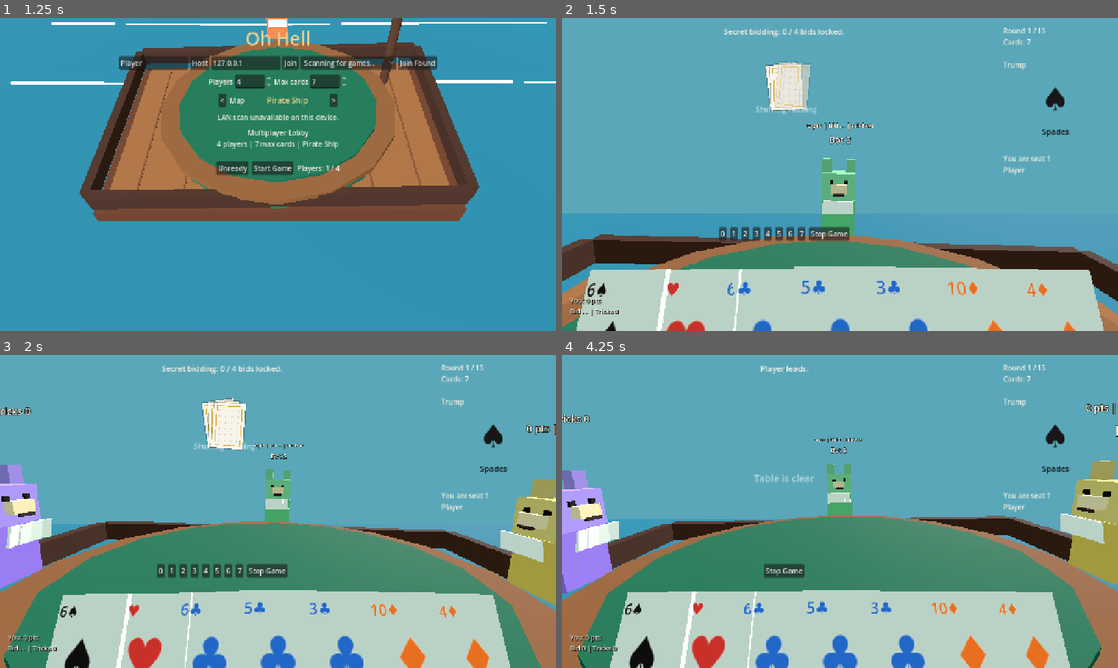
Above: before the commit, frames 1-4 (two rows, left to right).
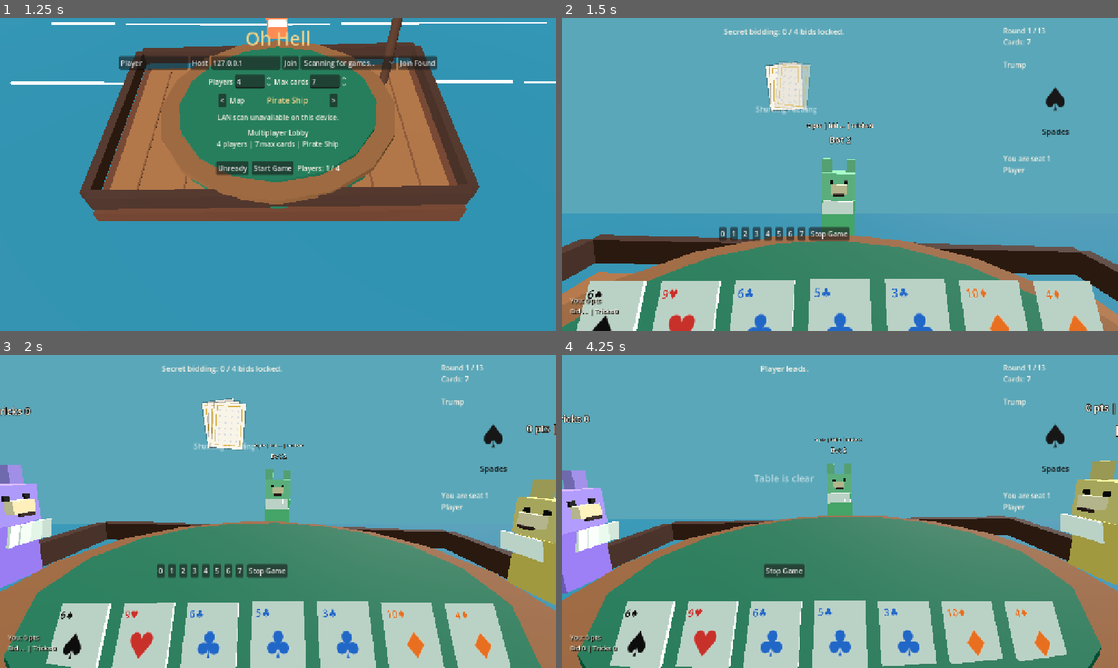
Above: after the commit, the same moments.

Repository: JordanOakFox/oh-hell-godot
Game: Godot game, scene res://scenes/main.tscn
The game is run twice, just before and just after one commit, with the same random seed, the same clock (stepped at 60 frames per second) and the same inputs.
Inputs (mouse positions are in pixels of both pictures, inside the frame that each line leads up to):
- Up to frame 1 (1.25 s): click "Ready" at 0.5 s
- Up to frame 2 (1.5 s): click "Start Game" at 1.25 s
- Up to frame 3 (2 s): no input
- Up to frame 4 (4.25 s): click "0" at 2 s; tap Enter at 2.75 s; move the mouse to (962, 495) at 2.77 s; tap E at 2.85, 3.6 s; click (962, 495) at 2.92 s; move the mouse to (812, 511) at 3.52 s; click (812, 511) at 3.67 s

Frame 1 is identical in both runs. In frame 2, 7.8% of the frame differs, in the area x 2-98%, y 79-100%; in frame 3, 9.0%; in frame 4, 9.4%, in the area x 8-92%, y 75-100%.

Commit message:
Improve hand card readability

Diff:
--- a/scripts/table_view_3d.gd
+++ b/scripts/table_view_3d.gd
@@ -149,7 +149,7 @@
 		var bounds := _projected_card_bounds(card)
 		if bounds.size == Vector2.ZERO:
 			continue
-		var padded := bounds.grow(7.0)
+		var padded := bounds.grow(5.0)
 		if not padded.has_point(local_mouse):
 			continue
 		var projected := camera.unproject_position(card.global_position)
@@ -650,9 +650,9 @@
 	var count := hand.size()
 	for i in range(count):
 		var card: Dictionary = hand[i]
-		var card_node := _make_readable_card(card, 1.18)
+		var card_node := _make_readable_card(card, 0.84)
 		card_node.name = "HandCard%d" % i
-		card_node.set_meta("base_scale", 1.18)
+		card_node.set_meta("base_scale", 0.84)
 		_apply_hand_card_transform(card_node, i, count, false)
 		hand_root.add_child(card_node)
 
@@ -706,25 +706,23 @@
 
 func _apply_hand_card_transform(card: Node3D, index: int, count: int, hovered: bool) -> void:
 	var offset := float(index) - float(count - 1) * 0.5
-	var spread := 0.46
-	if count >= 4:
-		spread = 0.38
-	if count >= 6:
-		spread = 0.32
-	if count >= 8:
-		spread = 2.15 / float(max(count - 1, 1))
-	var lift := 0.105 if hovered else 0.0
-	var fan_turn := offset * 4.2
+	var spread := 0.43
+	if count >= 7:
+		spread = 0.36
+	if count >= 10:
+		spread = 3.25 / float(max(count - 1, 1))
+	var lift := 0.095 if hovered else 0.0
+	var fan_turn := offset * 2.4
 	var base_scale := float(card.get_meta("base_scale", card.scale.x))
-	card.scale = Vector3.ONE * base_scale * (1.06 if hovered else 1.0)
+	card.scale = Vector3.ONE * base_scale * (1.08 if hovered else 1.0)
 	card.position = Vector3(
 		offset * spread,
-		-0.68 + lift - absf(offset) * 0.009 + sin(time * 2.0 + float(index)) * 0.003,
-		-1.22 - absf(offset) * 0.014 - (0.035 if hovered else 0.0)
+		-0.69 + lift - absf(offset) * 0.006 + sin(time * 2.0 + float(index)) * 0.002,
+		-1.34 - absf(offset) * 0.008 - (0.04 if hovered else 0.0)
 	)
 	card.rotation_degrees = Vector3(
-		69.0 + absf(offset) * 0.9 + sin(time * 1.5 + float(index)) * 0.35,
-		-offset * 0.65,
+		68.0 + absf(offset) * 0.45 + sin(time * 1.5 + float(index)) * 0.25,
+		-offset * 0.25,
 		-fan_turn
 	)
 
